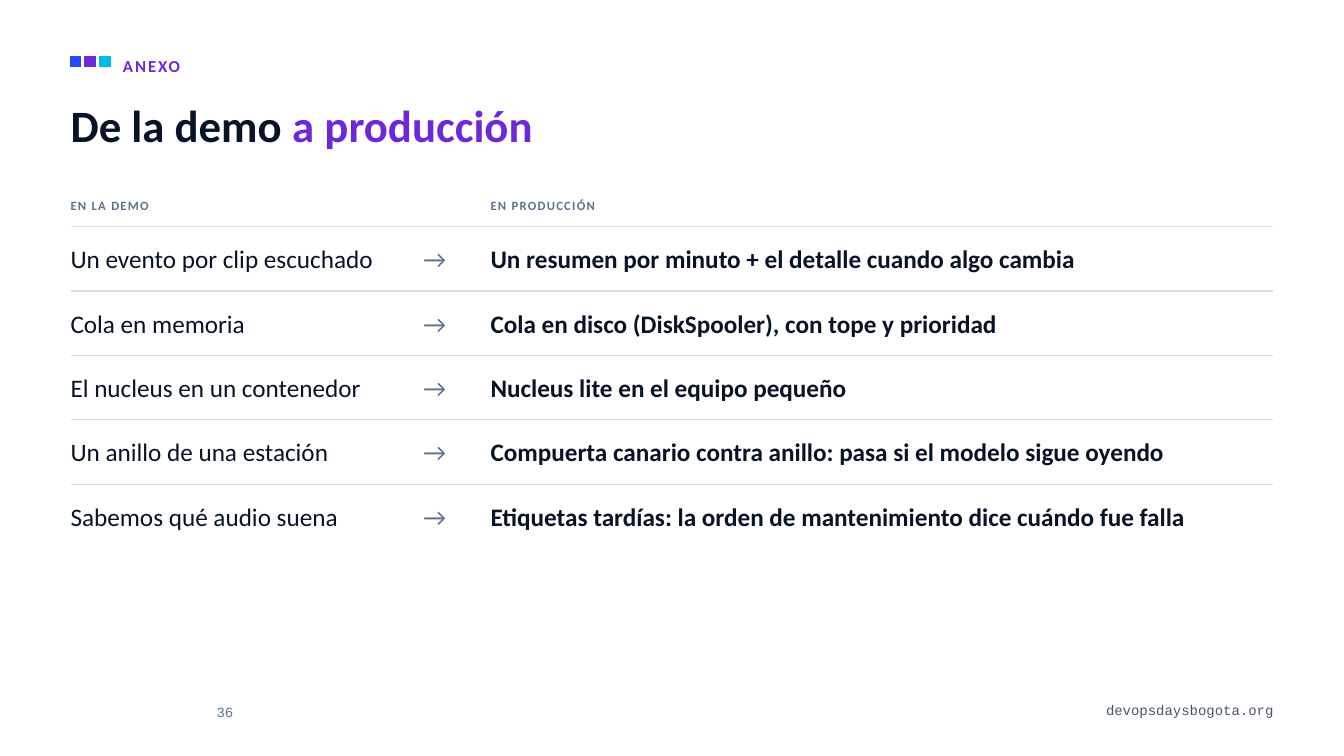
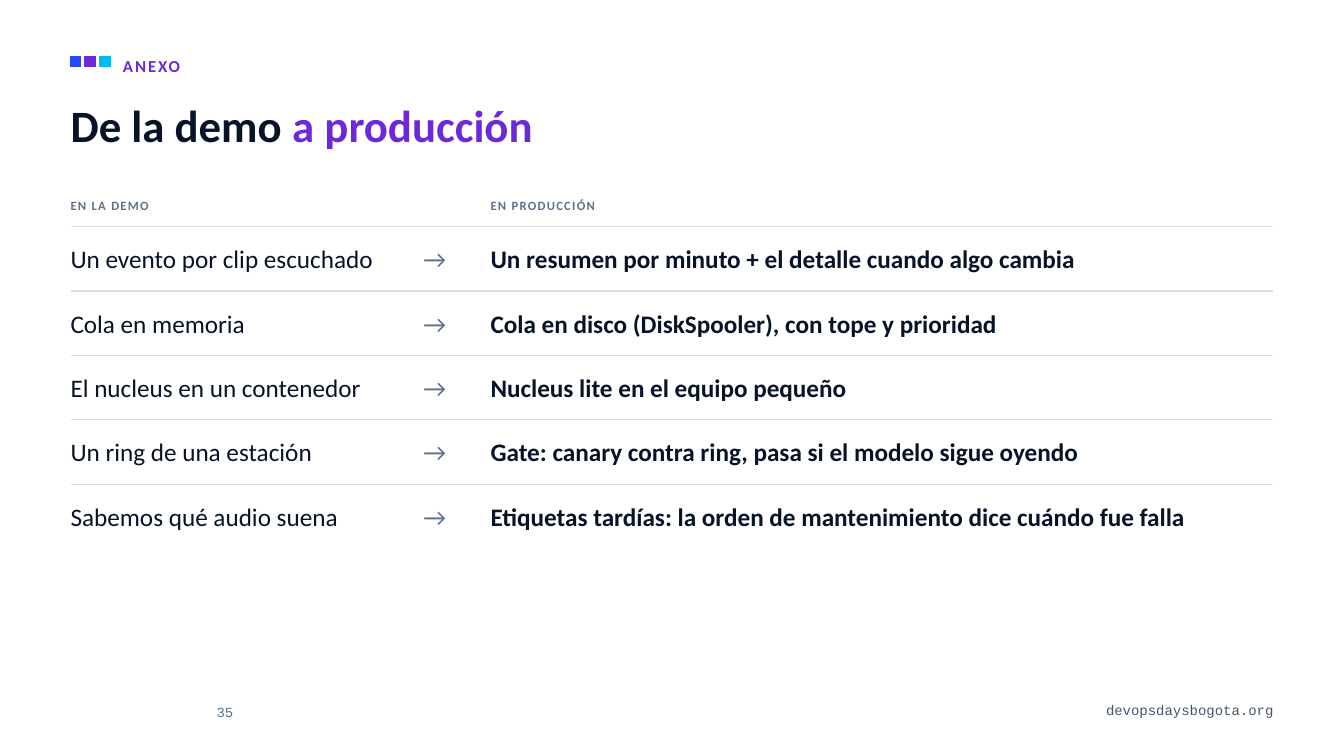
Before and after one commit to alejandro945/mlops-a-ciegas, a slide deck: slide 35 of talk/MLOps-a-ciegas-DevOpsDays-Bogota-2026.pptx (slide 36 before the commit). Drawn at 1344x756 pixels with LibreOffice and Linux fonts; fonts in the diff are those of the drawing; background and template pictures are left out. Boxes give left, top, right and bottom in pixels: in the first picture for what was removed or moved away, otherwise in the second. Text is boxed around its words. In the diff, an @@ line names an element or a change of style, - is before the commit and + after.

```diff
--- a/talk/MLOps-a-ciegas-DevOpsDays-Bogota-2026.pptx
+++ b/talk/MLOps-a-ciegas-DevOpsDays-Bogota-2026.pptx
@@ text at <box>71,443,311,466</box>: text changed @@
-Un anillo de una estación
+Un ring de una estación
@@ text at <box>491,443,1078,466</box>: text changed @@
-Compuerta canario contra anillo: pasa si el modelo sigue oyendo
+Gate: canary contra ring, pasa si el modelo sigue oyendo
```
Also in this commit, not shown: 14 other slides changed, 1 slide removed, 7 other files.
